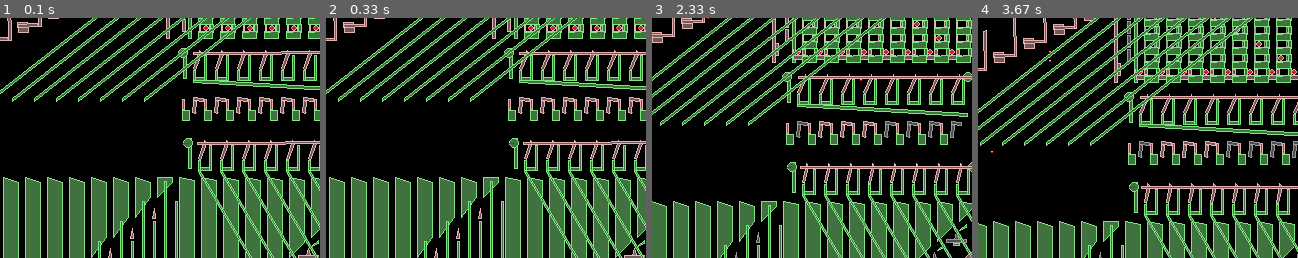
Above: before the commit, frames 1-4 (left to right).
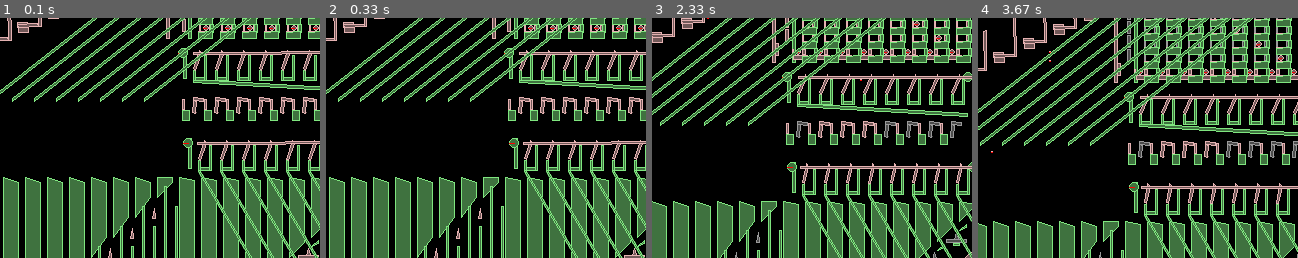
Above: after the commit, the same moments.

Repository: jmacarthur/box2d-ssem
Game: pygame game, started from main.py
Two runs of this game, one before a commit and one after it. Both use one fixed random seed, a clock stepped at 60 frames per second and the inputs below.
Inputs (mouse positions are % of the whole screen's width and height, from its top left):
- Up to frame 1 (0.1 s): no input
- Up to frame 2 (0.33 s): no input
- Up to frame 3 (2.33 s): hold Right 0.33-0.8 s; move the mouse to (46, 54) at 0.37 s; hold Up 0.83-1.13 s; move the mouse to (50, 56) at 0.87 s; tap Space at 0.9, 1.23, 1.53, 1.73, 2.03, 2.3 s; hold Right 1.17-1.63 s; move the mouse to (26, 51) at 1.2 s; hold Left 1.67-2.2 s; move the mouse to (60, 72) at 1.7 s; hold Down from 2.23 s (still down); move the mouse to (19, 73) at 2.27 s
- Up to frame 4 (3.67 s): release Down at 2.53 s; hold Left 2.57-2.97 s; move the mouse to (87, 85) at 2.6 s; tap Space at 2.63, 2.93, 3.07, 3.47 s; hold Up 3-3.37 s; move the mouse to (62, 59) at 3.03 s; hold Right from 3.4 s (still down); move the mouse to (52, 16) at 3.43 s
The pictures show only the part of the screen within x 19-69%, y 50-100%; the shares and areas given below are measured in that part.

The runs differ from the first frame. In frame 1, 0.1% of the frame differs, in the area x 30-56%, y 67-96%; in frame 2, 0.1%; in frame 3, less than 0.1%; in frame 4, less than 0.1%.

Commit message:
Subtractor: Allow lower height for reduced lanes

Diff:
--- a/main.py
+++ b/main.py
@@ -98,7 +98,7 @@
             return body
 
 
-    def diverter_set(self, xpos, ypos, attachment_body, discard = False, inverted = False, slope_x=200, slope_y=100):
+    def diverter_set(self, xpos, ypos, attachment_body, discard = False, inverted = False, slope_x=200, slope_y=100, start_at=0):
         filterA = filters[0]
         filterB = filters[1]
         if inverted: (filterA, filterB) = (filterB, filterA)
@@ -126,7 +126,7 @@
                 offset = 0
 
             exit_transfer_band_x = []
-            for c in range(0,8):
+            for c in range(start_at,8):
                 exit_slope = polygonShape(vertices=[(0,0), (slope_x,-slope_y), (slope_x,-slope_y-3), (0,-3) ])
                 self.add_static_polygon(exit_slope, c*pitch+xpos+offset, ypos-10, filter=filterB)
                 exit_transfer_band_x.append((c*pitch+xpos+slope_x, c*pitch+xpos+slope_x+pitch))
@@ -190,45 +190,47 @@
         sub_y_pitch = 20
         for c in range(0,lines):
             toggle_centre_x = xpos+c*pitch
-            toggle_centre_y = ypos-150+sub_y_pitch*c
+            toggle_centre_y = ypos-(sub_y_pitch*lines)+10+sub_y_pitch*c
             input_toggle = self.toggle(toggle_centre_x, toggle_centre_y, attachment_body)
             input_toggle.attachment_point = (toggle_centre_x, toggle_centre_y+10)
             output_toggle = self.subtractor_output_toggle(toggle_centre_x+output_offset_x, toggle_centre_y, attachment_body)
             output_toggle.attachment_point = (toggle_centre_x+output_offset_x, toggle_centre_y+10)
             self.distance_joint(input_toggle, output_toggle)
 
+            # Dividers of output channels
             self.add_static_polygon([ (-1,0), (1,0), (1,sub_y_pitch*c+50), (-1,sub_y_pitch*c+50) ],
-                                    xpos+(c+0.5)*pitch+output_offset_x, ypos+pitch-185)
+                                    xpos+(c+0.5)*pitch+output_offset_x, ypos+pitch-30-sub_y_pitch*lines)
 
             # Small triangular divider
             self.add_static_polygon([ (20,-6), (27,-3), (27,0) ],
-                                    xpos+c*pitch-pitch+5, ypos+pitch+6-sub_y_pitch*(8-c))
+                                    xpos+c*pitch-pitch+5, ypos+pitch+6-sub_y_pitch*(lines-c))
 
         for c in range(0,lines+1):
             # Large static bits that form input channels
-            self.add_static_polygon([ (0,0), (pitch-7,-3), (pitch-7,-sub_y_pitch*(8-c)-5), (0,-sub_y_pitch*(8-c)-sub_y_pitch) ],
+            self.add_static_polygon([ (0,0), (pitch-7,-3), (pitch-7,-sub_y_pitch*(lines-c)-5), (0,-sub_y_pitch*(lines-c)-sub_y_pitch) ],
                                     xpos+c*pitch-pitch+3.5, ypos+pitch+9)
 
             # More top-side channels, but for the output
-            self.add_static_polygon([ (0,0), (pitch-7,-5), (pitch-7,-sub_y_pitch*(8-c)), (0,-sub_y_pitch*(8-c)-sub_y_pitch) ],
+            self.add_static_polygon([ (0,0), (pitch-7,-5), (pitch-7,-sub_y_pitch*(lines-c)), (0,-sub_y_pitch*(lines-c)-sub_y_pitch) ],
                                     xpos+c*pitch-pitch+3.5+output_offset_x, ypos+pitch+9)
             # Bottom-side channels, for the output
             self.add_static_polygon([ (-1,0), (1,0), (1,sub_y_pitch*c+10), (-1,sub_y_pitch*c+10) ],
-                                    xpos+c*pitch+output_offset_x, ypos+pitch-185)
+                                    xpos+c*pitch+output_offset_x, ypos+pitch-30-sub_y_pitch*(lines))
 
 
         # A reset bar
         reset_angle = math.atan2(sub_y_pitch, pitch)
         reset_len = math.sqrt((lines*pitch)**2 + (lines*sub_y_pitch)**2)
         reset_poly = rotate_polygon_radians(box_polygon(reset_len, 5), reset_angle)
-        reset_lever = self.add_dynamic_polygon(polygonShape(vertices=reset_poly), xpos, ypos-180, filters[0])
+        reset_lever = self.add_dynamic_polygon(polygonShape(vertices=reset_poly), xpos, ypos-sub_y_pitch*lines-20, filters[0])
         reset_lever.attachment_point=(xpos,ypos-180)
         self.slide_joint(attachment_body, reset_lever, (-1,1), 0,15, friction=0.1)
 
         # Transfer bands in negative reader channels (discards)
         if discard_bands:
             transfer_band_x = [ (xpos+output_offset_x-12+pitch*x,xpos+output_offset_x+pitch*x) for x in range(0,lines) ]
-            self.transfer_bands.append((ypos-150, ypos-150-10, transfer_band_x, 0))
+            band_base_y = ypos-sub_y_pitch*lines
+            self.transfer_bands.append((band_base_y+10, band_base_y, transfer_band_x, 0))
 
         return reset_lever
 
